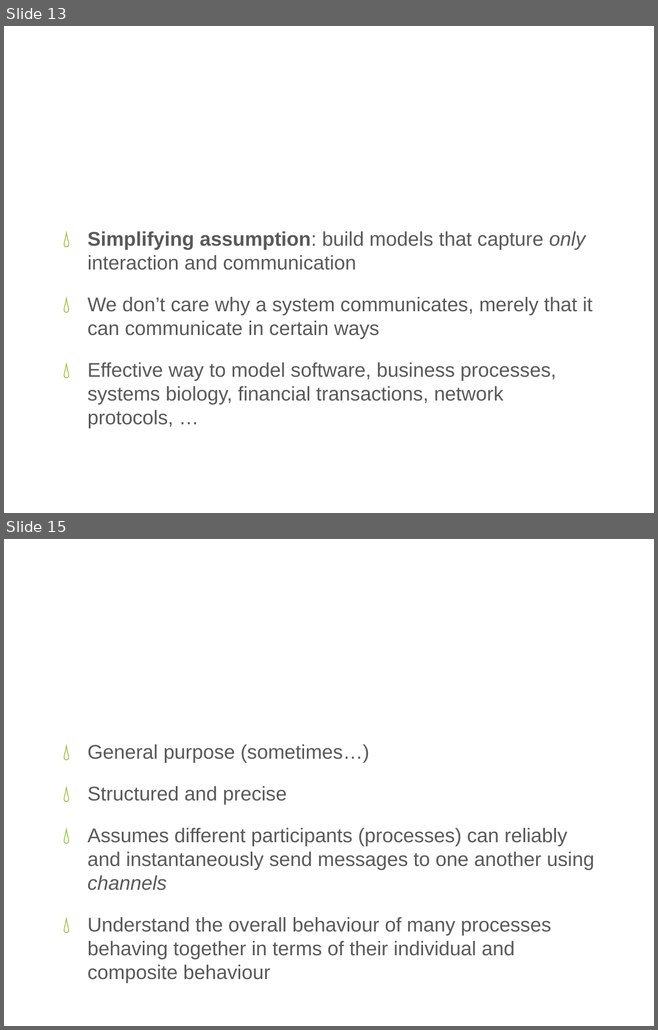
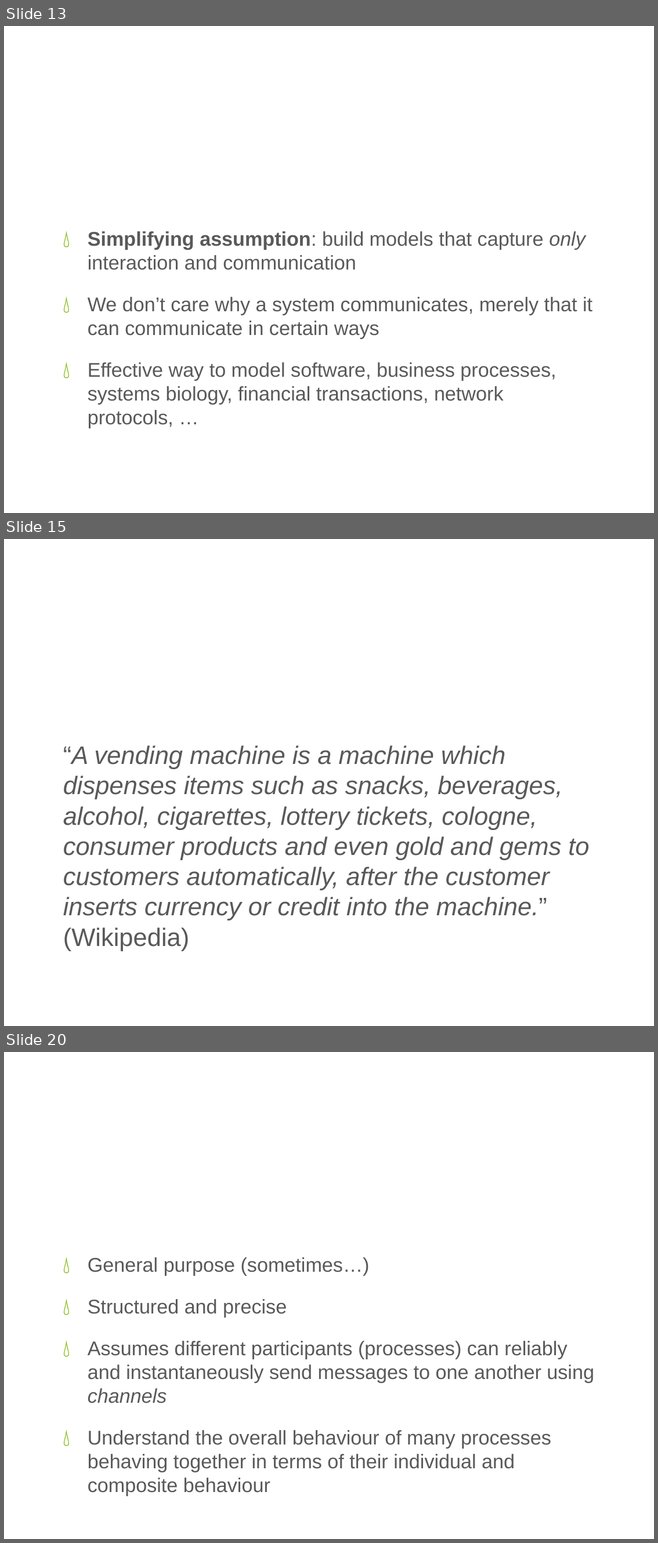
Before and after one commit to gian/defense, a slide deck: PhDDefense.pptx. Shown one above the other, each under a label of ours: slides 13 and 15 before the commit, slides 13, 15 and 20 after it; the slides between them are not shown. The pictures are 658x1030 and 658x1543 pixels, drawn with LibreOffice and Linux fonts; fonts in the diff are those of the drawing; background and template pictures are left out. Boxes give left, top, right and bottom in pixels: in the first picture for what was removed or moved away, otherwise in the second. Text is boxed around its words. In the diff, an @@ line names an element or a change of style, - is before the commit and + after.

```diff
--- a/PhDDefense.pptx
+++ b/PhDDefense.pptx
@@ slide 15 added at bbox=[4, 539, 654, 1026], background picture (left out) @@
@@ title added at bbox=[36, 564, 621, 645], 46 pt, text #FFFFFF @@
+Another Vending Machine
@@ text added at bbox=[63, 745, 589, 951], 28 pt, text #595959, italic @@
+“A vending machine is a machine which dispenses items such as snacks, beverages, alcohol, cigarettes, lottery tickets, cologne, consumer products and even gold and gems to customers automatically, after the customer inserts currency or credit into the machine.” (Wikipedia)
@@ what was slide 15 is now slide 20 @@
```
Also in this commit, not shown: 11 slides changed, 9 other slides added, 4 slides removed.
